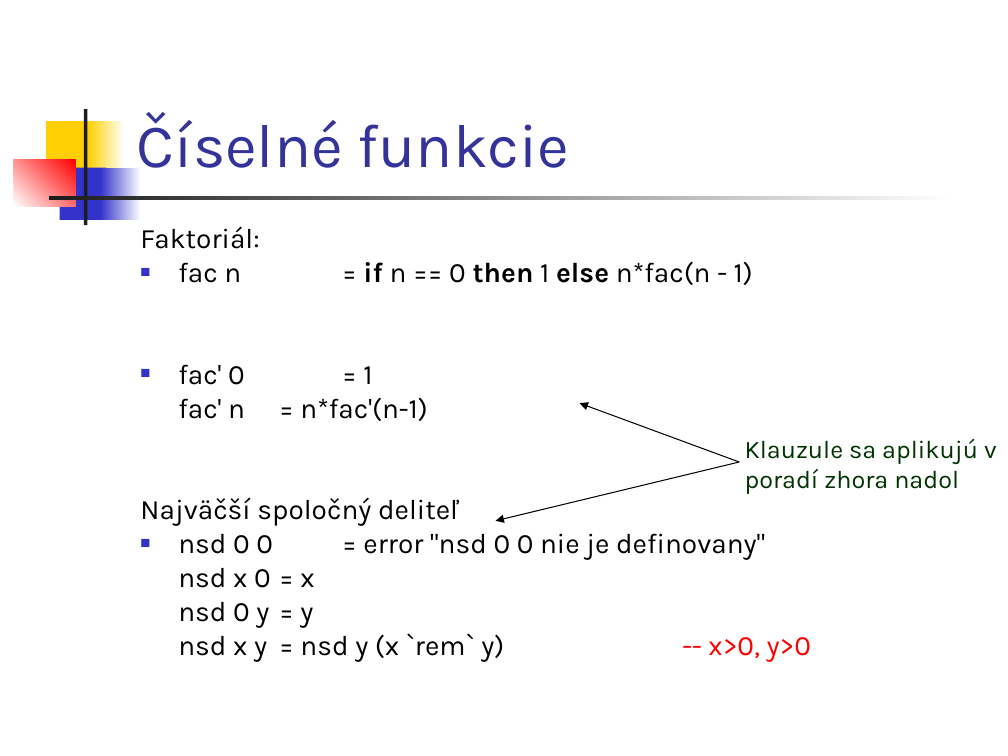
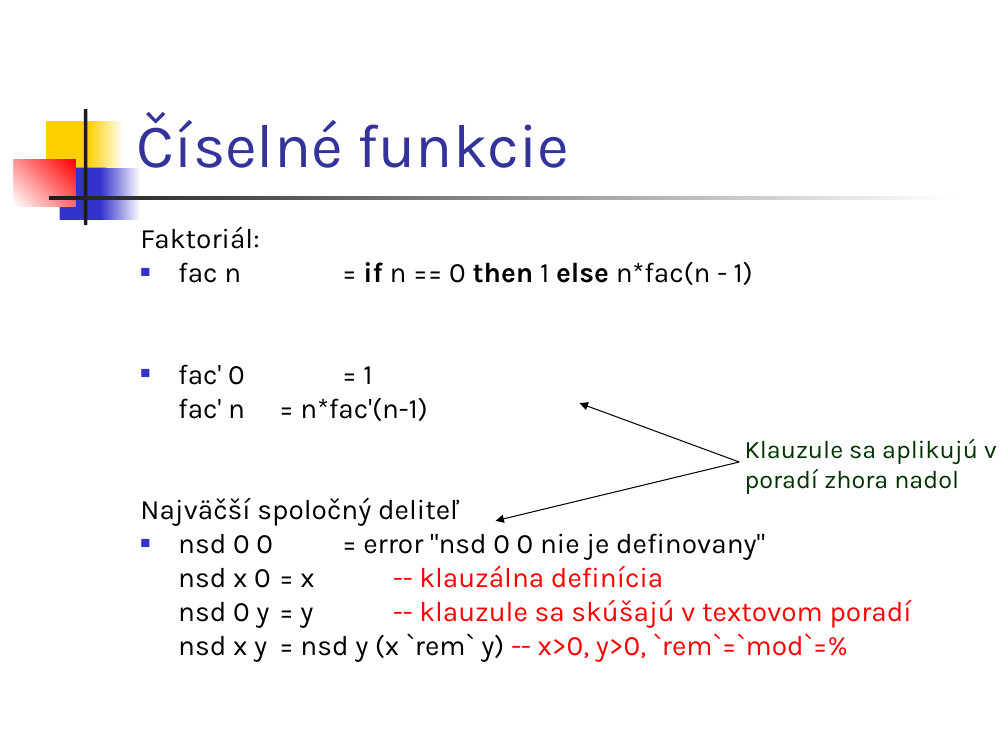
Before and after one commit to paradigmy/Prednasky, a slide deck: slide 16 of 06/funkcionalne1.ppt (slide 19 before the commit). Drawn at 1008x756 pixels with LibreOffice and Linux fonts; fonts in the diff are those of the drawing. Boxes give left, top, right and bottom in pixels: in the first picture for what was removed or moved away, otherwise in the second. Text is boxed around its words. In the diff, an @@ line names an element or a change of style, - is before the commit and + after.

```diff
--- a/06/funkcionalne1.ppt
+++ b/06/funkcionalne1.ppt
@@ text at (x1=178, y1=565, x2=912, y2=662): text changed; text colour #000000 to #FF0000 @@
-nsd x 0 = x
-nsd 0 y = y
-nsd x y = nsd y (x `rem` y) -- x>0, y>0
+nsd x 0 = x -- klauzálna definícia
+nsd 0 y = y -- klauzule sa skúšajú v textovom poradí
+nsd x y = nsd y (x `rem` y) -- x>0, y>0, `rem`=`mod`=%
```
Also in this commit, not shown: 6 other slides changed, 3 slides removed, 3 other files.
